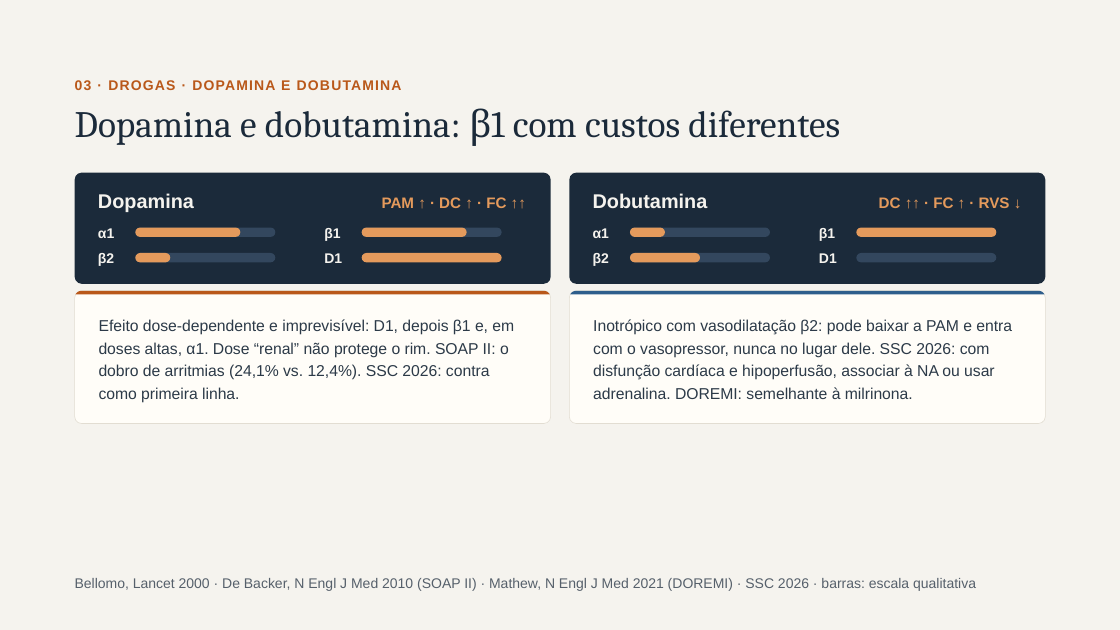
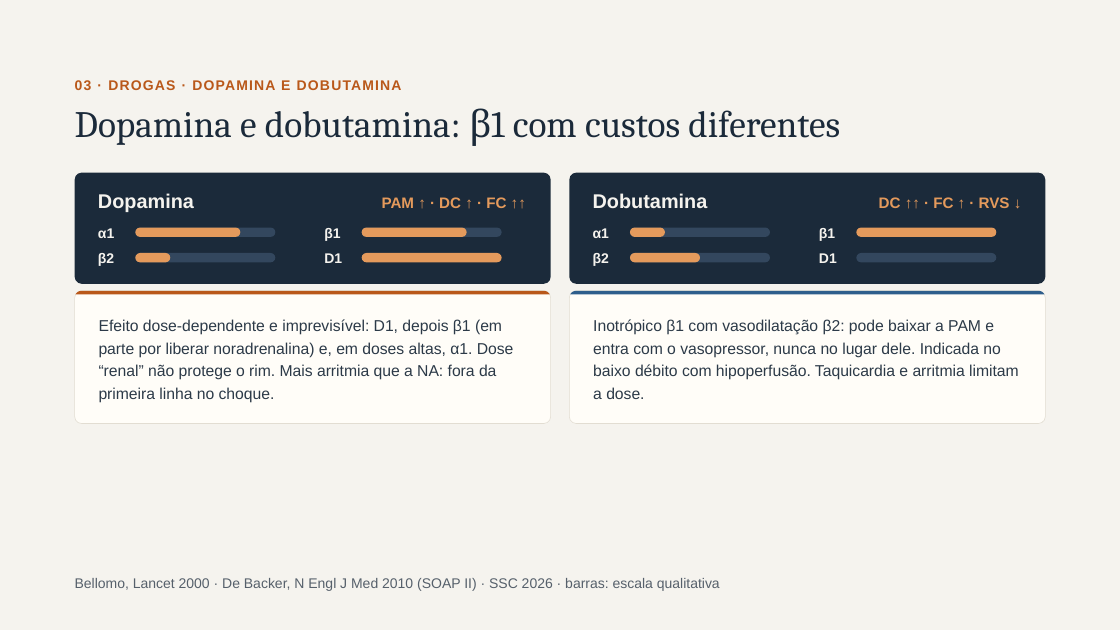
Before and after one commit to brunomoraesdubois-bit/Bruno, a slide deck: slide 7 of apresentacao/Aminas_Vasoativas.pptx. Drawn at 1120x630 pixels with LibreOffice and Linux fonts; fonts in the diff are those of the drawing. Boxes give left, top, right and bottom in pixels: in the first picture for what was removed or moved away, otherwise in the second. Text is boxed around its words. In the diff, an @@ line names an element or a change of style, - is before the commit and + after.

```diff
--- a/apresentacao/Aminas_Vasoativas.pptx
+++ b/apresentacao/Aminas_Vasoativas.pptx
@@ text at box(99, 319, 514, 403): text changed @@
-Efeito dose-dependente e imprevisível: D1, depois β1 e, em doses altas, α1. Dose “renal” não protege o rim. SOAP II: o dobro de arritmias (24,1% vs. 12,4%). SSC 2026: contra como primeira linha.
+Efeito dose-dependente e imprevisível: D1, depois β1 (em parte por liberar noradrenalina) e, em doses altas, α1. Dose “renal” não protege o rim. Mais arritmia que a NA: fora da primeira linha no choque.
@@ text at box(593, 319, 1019, 399): text changed @@
-Inotrópico com vasodilatação β2: pode baixar a PAM e entra com o vasopressor, nunca no lugar dele. SSC 2026: com disfunção cardíaca e hipoperfusão, associar à NA ou usar adrenalina. DOREMI: semelhante à milrinona.
+Inotrópico β1 com vasodilatação β2: pode baixar a PAM e entra com o vasopressor, nunca no lugar dele. Indicada no baixo débito com hipoperfusão. Taquicardia e arritmia limitam a dose.
@@ text at box(75, 578, 720, 591): text changed @@
-Bellomo, Lancet 2000 · De Backer, N Engl J Med 2010 (SOAP II) · Mathew, N Engl J Med 2021 (DOREMI) · SSC 2026 · barras: escala qualitativa
+Bellomo, Lancet 2000 · De Backer, N Engl J Med 2010 (SOAP II) · SSC 2026 · barras: escala qualitativa
```
Also in this commit, not shown: 13 other slides changed, 3 slides added, 3 slides removed, 22 other files.
